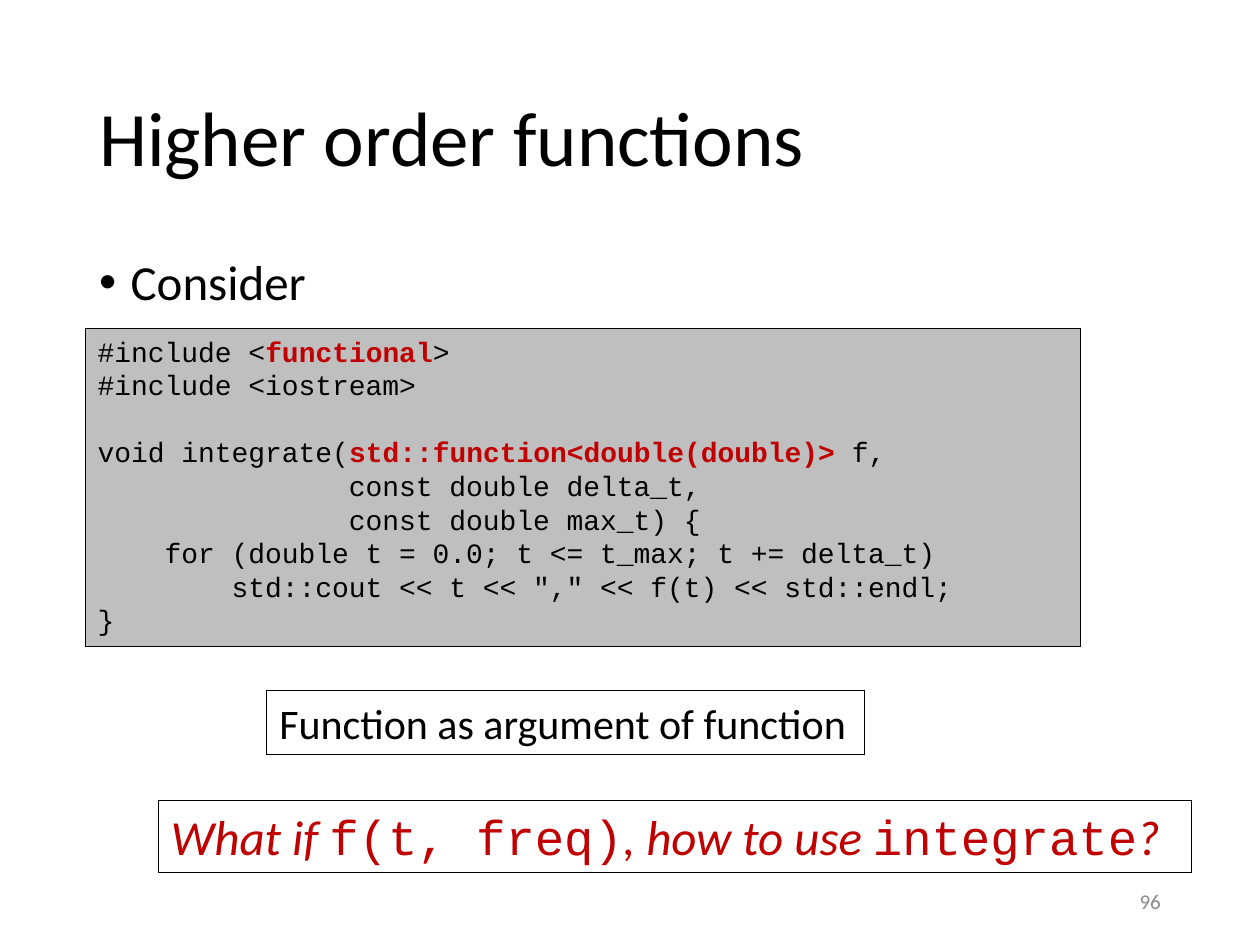
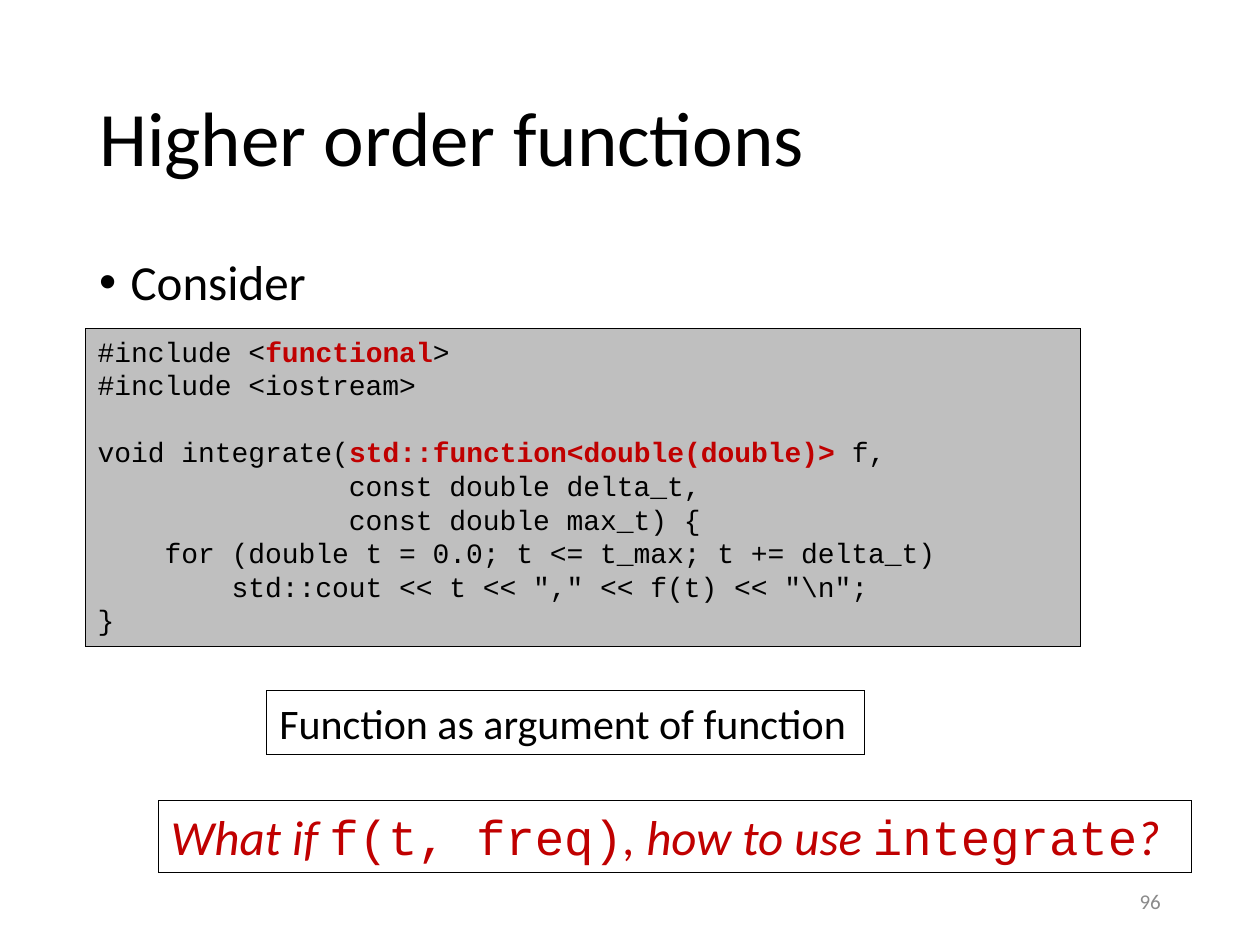
Before and after one commit to gjbex/Scientific-C-plus-plus, a slide deck: slide 96 of scientific_cpp.pptx. Drawn at 1260x945 pixels with LibreOffice and Linux fonts; fonts in the diff are those of the drawing. Boxes give left, top, right and bottom in pixels: in the first picture for what was removed or moved away, otherwise in the second. Text is boxed around its words. In the diff, an @@ line names an element or a change of style, - is before the commit and + after.

Commit message:
Fix typos

```diff
--- a/scientific_cpp.pptx
+++ b/scientific_cpp.pptx
@@ text in rectangle at (232,577,868,603): text changed @@
-std::cout << t << "," << f(t) << std::endl;
+std::cout << t << "," << f(t) << "\n";
```
Also in this commit, not shown: 5 other slides changed.
